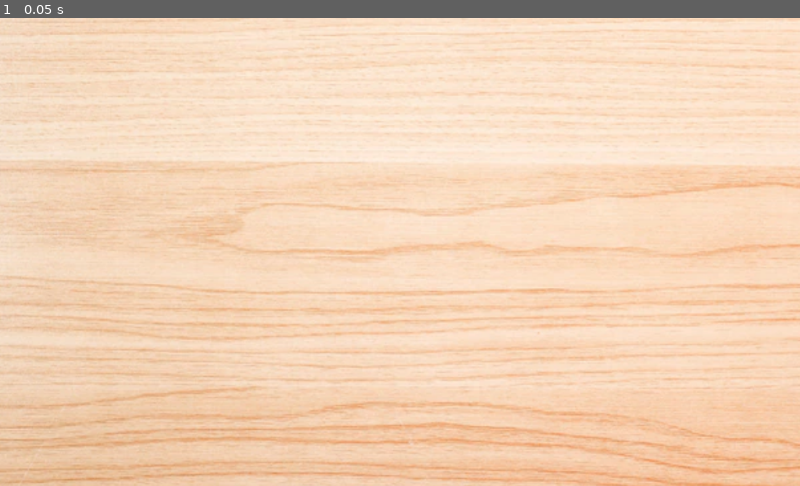
Above: before the commit, frame 1.
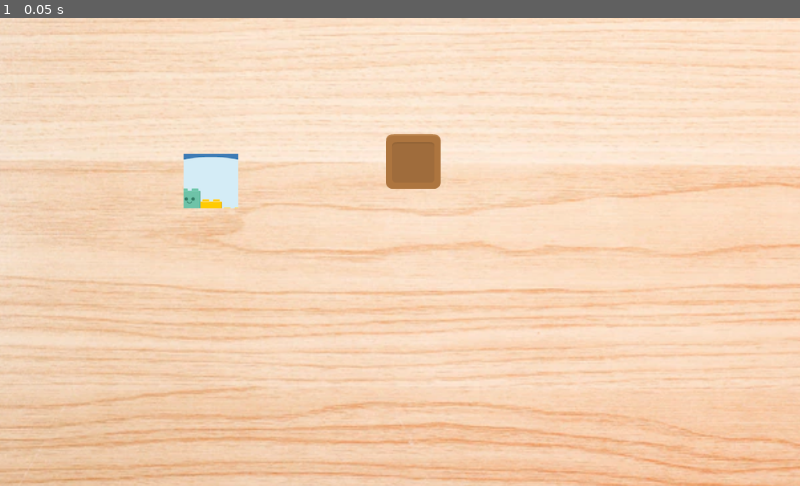
Above: after the commit, the same moment.

Repository: MiloVarok/PuzzlePostulacion
Game: Godot game, scene res://scenes/levels/LevelOne.tscn
The game is run twice, just before and just after one commit, with the same random seed, the same clock (stepped at 60 frames per second) and the same inputs. Before the commit the project has no main scene; this scene is started directly in both runs.
Inputs:
- Up to frame 1 (0.05 s): no input

The runs differ from the first frame. In frame 1, 1.6% of the frame differs, in the area x 22-56%, y 24-41%.

Commit message:
Piezas-funcionalidad
Se agregó la detección del left_click, el movimiento de la pieza con la detección del input event en su área y el posicionamiento sobre el slot al detectar su área

Diff:
--- a/project.godot
+++ b/project.godot
@@ -11,7 +11,16 @@
 [application]
 
 config/name="Puzzle Postulacion"
+run/main_scene="res://scenes/levels/LevelOne.tscn"
 config/icon="res://icon.png"
+
+[input]
+
+left_click={
+"deadzone": 0.5,
+"events": [ Object(InputEventMouseButton,"resource_local_to_scene":false,"resource_name":"","device":0,"alt":false,"shift":false,"control":false,"meta":false,"command":false,"button_mask":0,"position":Vector2( 0, 0 ),"global_position":Vector2( 0, 0 ),"factor":1.0,"button_index":1,"pressed":false,"doubleclick":false,"script":null)
+ ]
+}
 
 [physics]
 
--- /dev/null
+++ b/scenes/elements/Pieces.gd
@@ -0,0 +1,41 @@
+extends AnimatedSprite
+
+var inside = false
+var placement = false
+var areaCount = 0
+
+var memory = Vector2()
+
+func _ready():
+	pass
+
+func _process(delta):
+	if inside == true:
+		self.set_global_position(get_global_mouse_position())
+		self.z_index = 2 #Trae la pieza al frente al arrastrarla
+	if placement == true and Input.is_action_just_released("left_click"):
+		self.set_position(memory)
+		self.z_index = 0
+		placement = false
+	pass
+
+func _on_AreaPieces_area_entered(area):
+	areaCount += 1
+	memory = area.global_position #guarda posición del area con la que colisiona
+	placement = true
+	pass
+
+
+func _on_AreaPieces_area_exited(area):
+	areaCount -= 1
+	if areaCount == 0: #Contador de colisión con areas
+		placement = false
+	pass
+
+
+func _on_AreaPieces_input_event(viewport, event, shape_idx): #movimiento de la pieza, detección del click
+	if event.is_action_pressed("left_click"):
+		inside = true
+	if event.is_action_released("left_click"):
+		inside = false
+	pass
--- a/scenes/elements/Pieces.tscn
+++ b/scenes/elements/Pieces.tscn
@@ -18,20 +18,35 @@
 [ext_resource path="res://assets/puzzle_one/2c.png" type="Texture" id=16]
 [ext_resource path="res://assets/puzzle_one/1i.png" type="Texture" id=17]
 [ext_resource path="res://assets/puzzle_one/2i.png" type="Texture" id=18]
+[ext_resource path="res://scenes/elements/Pieces.gd" type="Script" id=19]
 
 [sub_resource type="SpriteFrames" id=1]
 animations = [ {
+"frames": [ ExtResource( 17 ), ExtResource( 12 ), ExtResource( 14 ), ExtResource( 18 ), ExtResource( 16 ), ExtResource( 15 ), ExtResource( 5 ), ExtResource( 13 ), ExtResource( 8 ) ],
+"loop": true,
+"name": "PuzzleOne",
+"speed": 5.0
+}, {
 "frames": [ ExtResource( 4 ), ExtResource( 2 ), ExtResource( 7 ), ExtResource( 3 ), ExtResource( 9 ), ExtResource( 10 ), ExtResource( 1 ), ExtResource( 6 ), ExtResource( 11 ) ],
 "loop": true,
 "name": "PuzzleTwo",
 "speed": 5.0
-}, {
-"frames": [ ExtResource( 17 ), ExtResource( 12 ), ExtResource( 14 ), ExtResource( 18 ), ExtResource( 16 ), ExtResource( 15 ), ExtResource( 5 ), ExtResource( 13 ), ExtResource( 8 ) ],
-"loop": true,
-"name": "PuzzleOne",
-"speed": 5.0
 } ]
+
+[sub_resource type="RectangleShape2D" id=2]
+extents = Vector2( 32.5, 33 )
 
 [node name="Pieces" type="AnimatedSprite"]
 frames = SubResource( 1 )
 animation = "PuzzleTwo"
+script = ExtResource( 19 )
+
+[node name="AreaPieces" type="Area2D" parent="."]
+monitorable = false
+
+[node name="AreaPiecesCollision" type="CollisionShape2D" parent="AreaPieces"]
+shape = SubResource( 2 )
+
+[connection signal="area_entered" from="AreaPieces" to="." method="_on_AreaPieces_area_entered"]
+[connection signal="area_exited" from="AreaPieces" to="." method="_on_AreaPieces_area_exited"]
+[connection signal="input_event" from="AreaPieces" to="." method="_on_AreaPieces_input_event"]
--- a/scenes/elements/Slot.tscn
+++ b/scenes/elements/Slot.tscn
@@ -1,6 +1,14 @@
-[gd_scene load_steps=2 format=2]
+[gd_scene load_steps=3 format=2]
 
 [ext_resource path="res://assets/slot.png" type="Texture" id=1]
 
+[sub_resource type="CircleShape2D" id=1]
+
 [node name="Slot" type="Sprite"]
 texture = ExtResource( 1 )
+
+[node name="AreaSlot" type="Area2D" parent="."]
+monitoring = false
+
+[node name="AreaSlotCollision" type="CollisionShape2D" parent="AreaSlot"]
+shape = SubResource( 1 )
--- a/scenes/levels/LevelOne.tscn
+++ b/scenes/levels/LevelOne.tscn
@@ -1,6 +1,8 @@
-[gd_scene load_steps=2 format=2]
+[gd_scene load_steps=4 format=2]
 
 [ext_resource path="res://assets/background.webp" type="Texture" id=1]
+[ext_resource path="res://scenes/elements/Pieces.tscn" type="PackedScene" id=2]
+[ext_resource path="res://scenes/elements/Slot.tscn" type="PackedScene" id=3]
 
 [node name="LevelOne" type="Node2D"]
 
@@ -8,3 +10,11 @@
 position = Vector2( 520, 320 )
 scale = Vector2( 1.7, 1.7 )
 texture = ExtResource( 1 )
+
+[node name="Slot" parent="." instance=ExtResource( 3 )]
+position = Vector2( 529, 184 )
+
+[node name="Pieces" parent="." instance=ExtResource( 2 )]
+position = Vector2( 270, 209 )
+animation = "PuzzleOne"
+frame = 1
Not shown: 1 places in scenes/elements/Pieces.tscn that only renumber resources
